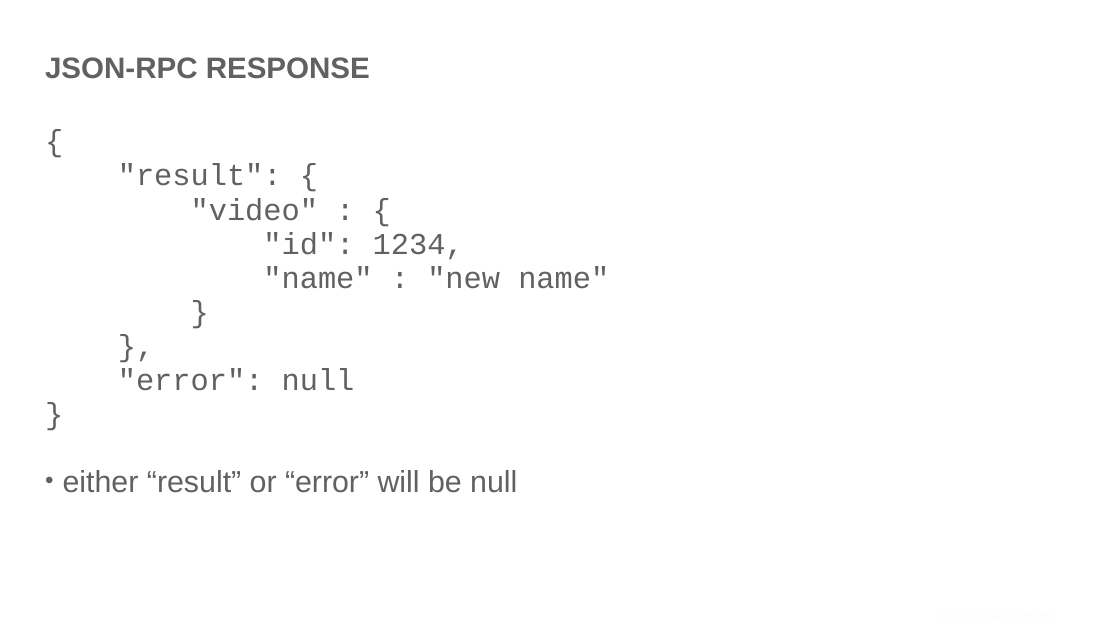
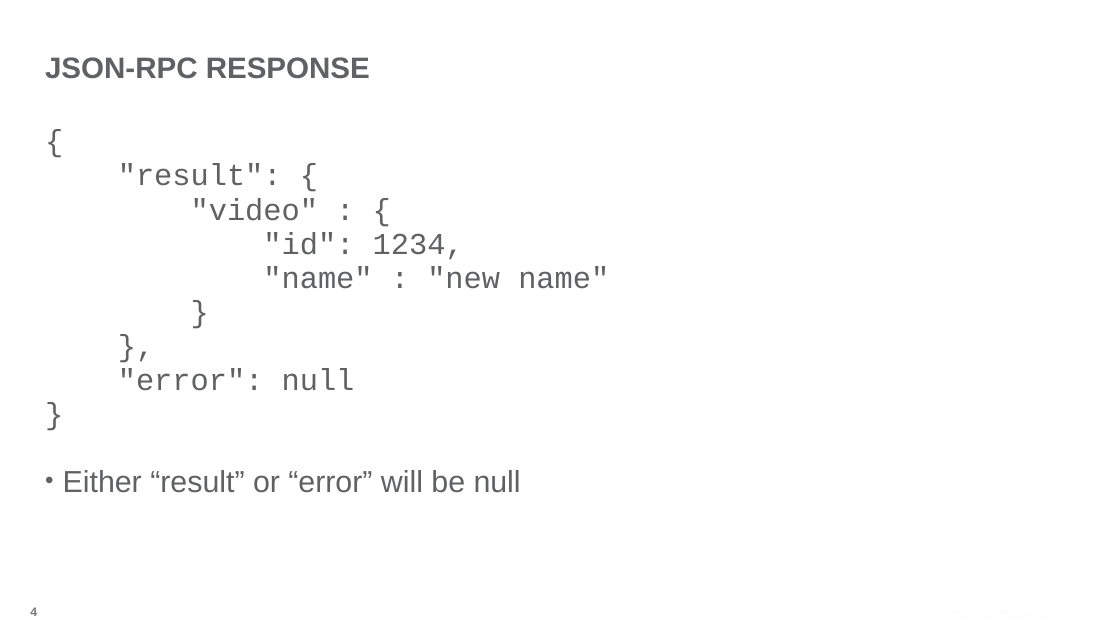
Before and after one commit to BrightcoveLearning/VideoCloudMediaAPI, a slide deck: slide 4 of VideoSessionsMaterials/creating-write-requests.pptx. Drawn at 1120x630 pixels with LibreOffice and Linux fonts; fonts in the diff are those of the drawing; background and template pictures are left out. Boxes give left, top, right and bottom in pixels: in the first picture for what was removed or moved away, otherwise in the second. Text is boxed around its words. In the diff, an @@ line names an element or a change of style, - is before the commit and + after.

```diff
--- a/VideoSessionsMaterials/creating-write-requests.pptx
+++ b/VideoSessionsMaterials/creating-write-requests.pptx
@@ text at [63, 470, 521, 493]: text changed @@
-• either “result” or “error” will be null
+• Either “result” or “error” will be null
@@ page number added at [30, 607, 37, 616], 15 pt, text #7B7B7B, bold @@
+4
```
Also in this commit, not shown: 4 other slides changed, 2 other files.
